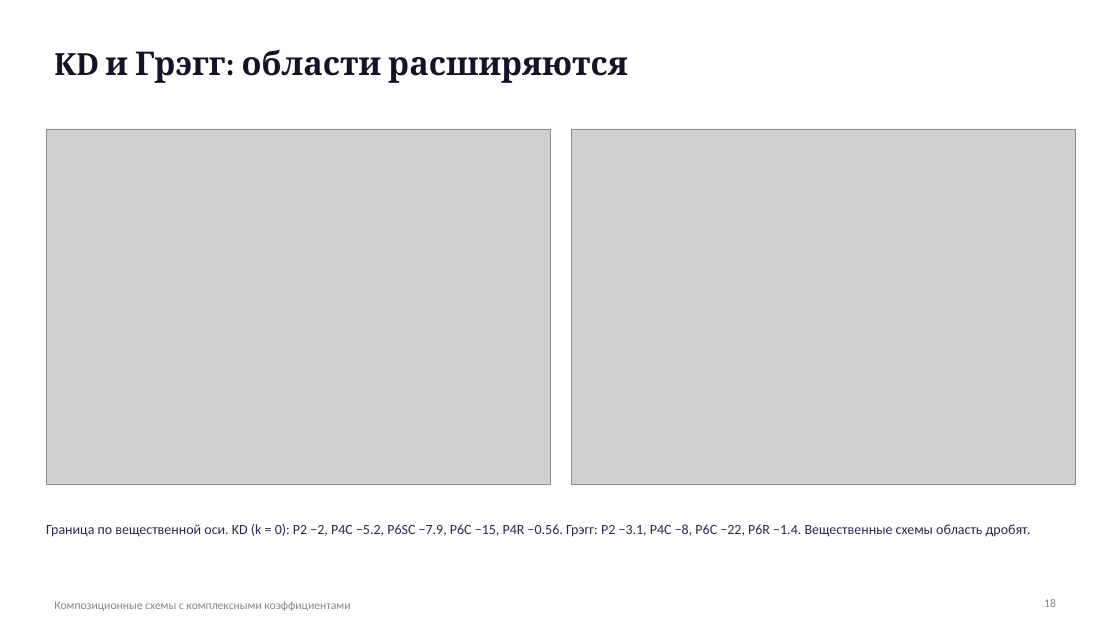
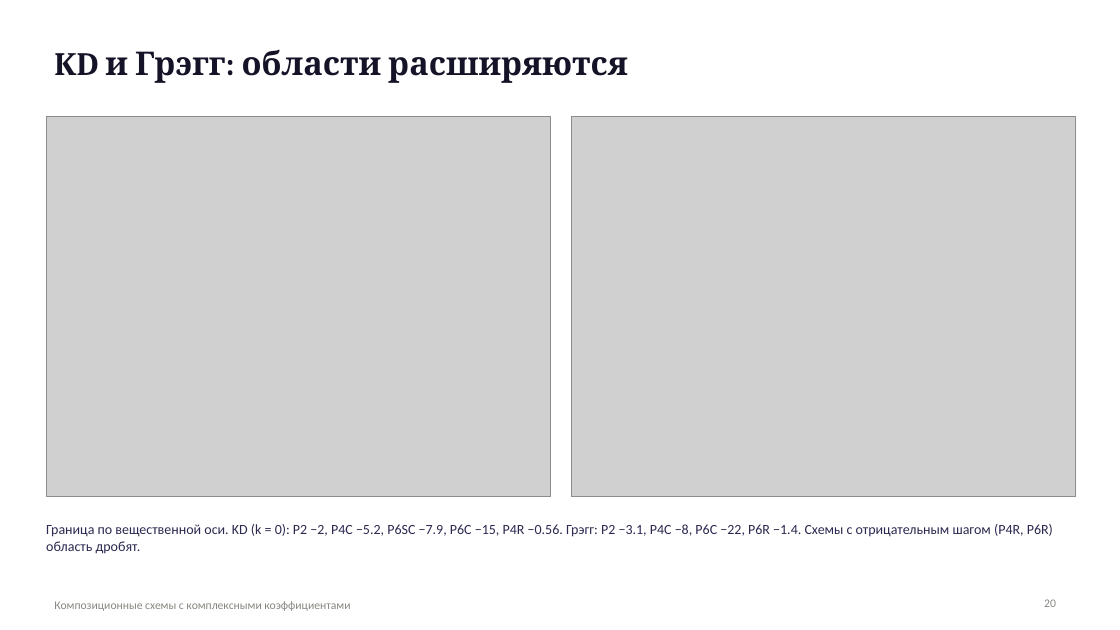
Before and after one commit to Demonica22/methods, a slide deck: slide 20 of report/presentation.pptx (slide 18 before the commit). Drawn at 1120x630 pixels with LibreOffice and Linux fonts; fonts in the diff are those of the drawing; grey boxes stand for pictures. Boxes give left, top, right and bottom in pixels: in the first picture for what was removed or moved away, otherwise in the second. Text is boxed around its words. In the diff, an @@ line names an element or a change of style, - is before the commit and + after.

```diff
--- a/report/presentation.pptx
+++ b/report/presentation.pptx
@@ picture: place and size @@
-picture at box(46, 129, 550, 485)
+picture at box(46, 117, 550, 497)
@@ picture: place and size @@
-picture at box(571, 129, 1075, 485)
+picture at box(571, 117, 1075, 497)
@@ text at box(46, 524, 1053, 554): text changed @@
-Граница по вещественной оси. KD (k = 0): P2 −2, P4C −5.2, P6SC −7.9, P6C −15, P4R −0.56. Грэгг: P2 −3.1, P4C −8, P6C −22, P6R −1.4. Вещественные схемы область дробят.
+Граница по вещественной оси. KD (k = 0): P2 −2, P4C −5.2, P6SC −7.9, P6C −15, P4R −0.56. Грэгг: P2 −3.1, P4C −8, P6C −22, P6R −1.4. Схемы с отрицательным шагом (P4R, P6R) область дробят.
@@ page number at box(1044, 599, 1056, 607): text changed @@
-18
+20
```
Also in this commit, not shown: 1 other slide changed, 2 slides added, 12 other files.
